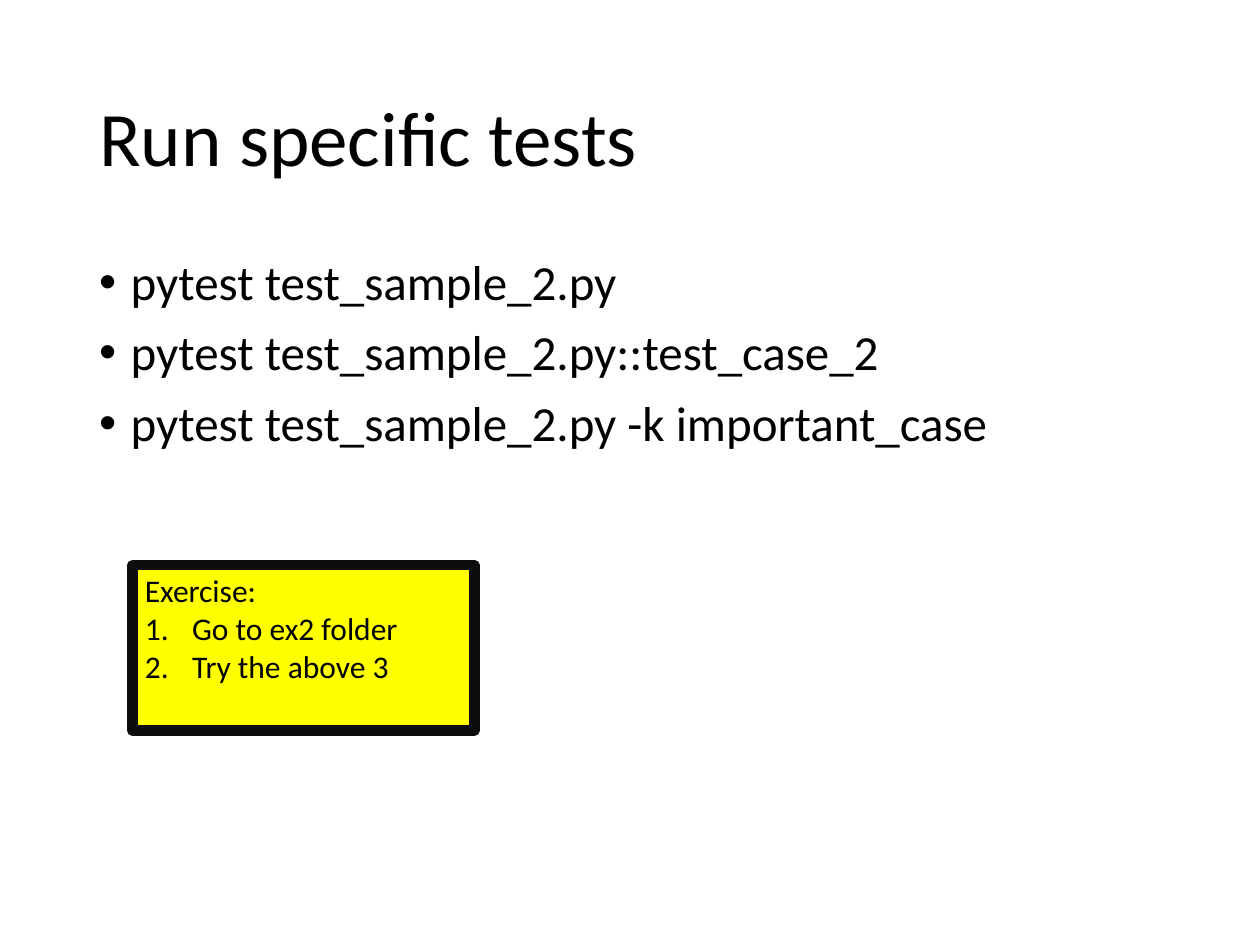
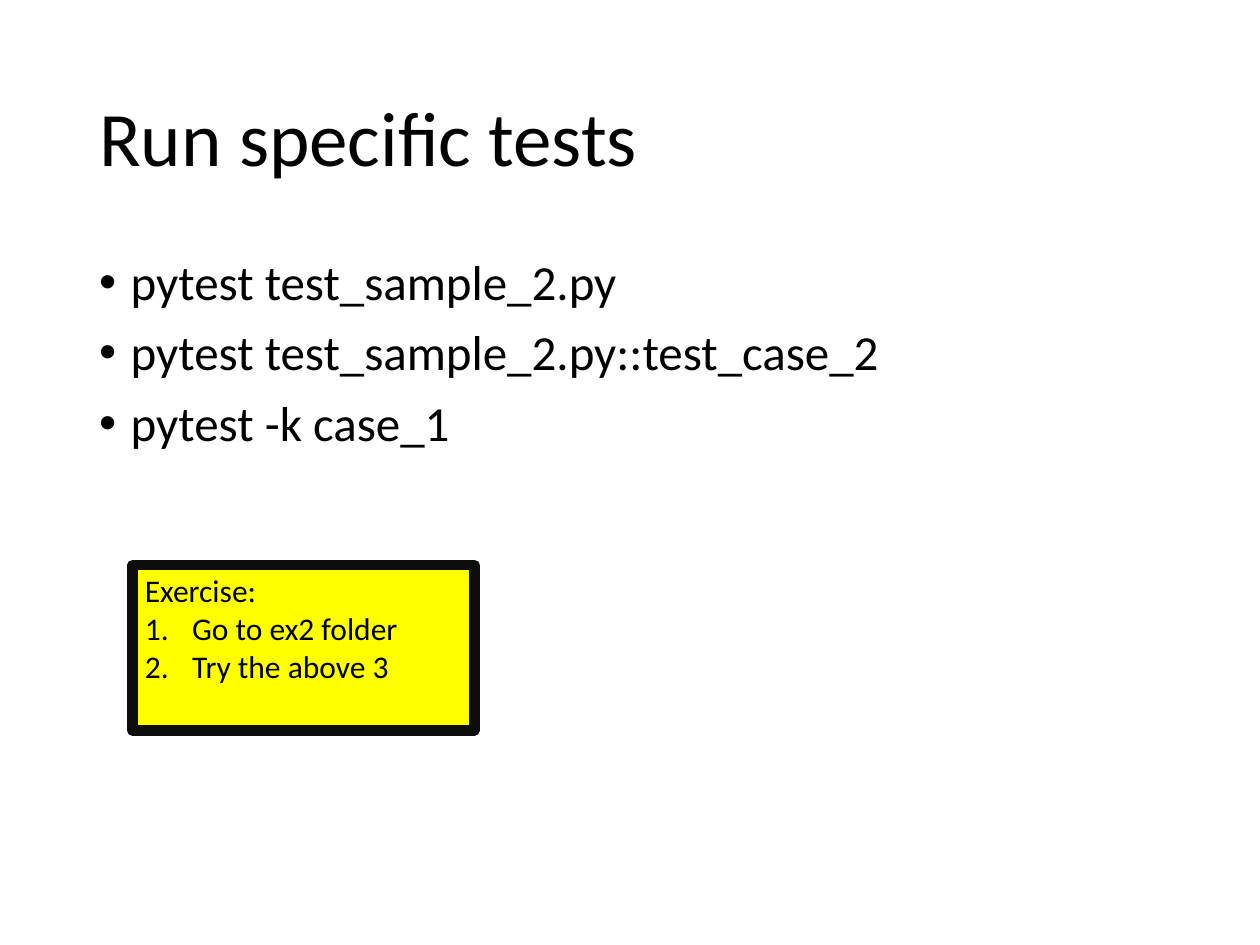
Before and after one commit to Chao-Jen/pytest_workshop, a slide deck: slide 9 of slides/Unit Test with Pytest.pptx. Drawn at 1260x945 pixels with LibreOffice and Linux fonts; fonts in the diff are those of the drawing. Boxes give left, top, right and bottom in pixels: in the first picture for what was removed or moved away, otherwise in the second. Text is boxed around its words. In the diff, an @@ line names an element or a change of style, - is before the commit and + after.

Commit message:
update slides

```diff
--- a/slides/Unit Test with Pytest.pptx
+++ b/slides/Unit Test with Pytest.pptx
@@ text at <box>131,407,449,449</box>: text changed @@
-• pytest test_sample_2.py -k important_case
+• pytest -k case_1
```
Also in this commit, not shown: 3 other slides changed.
